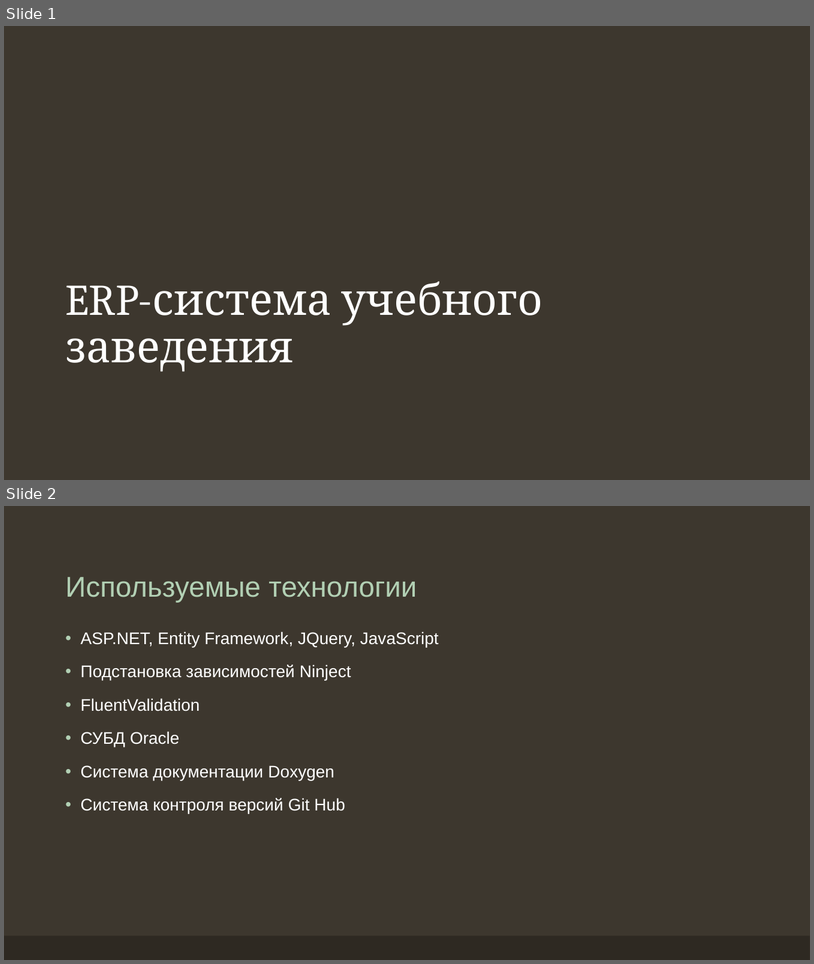
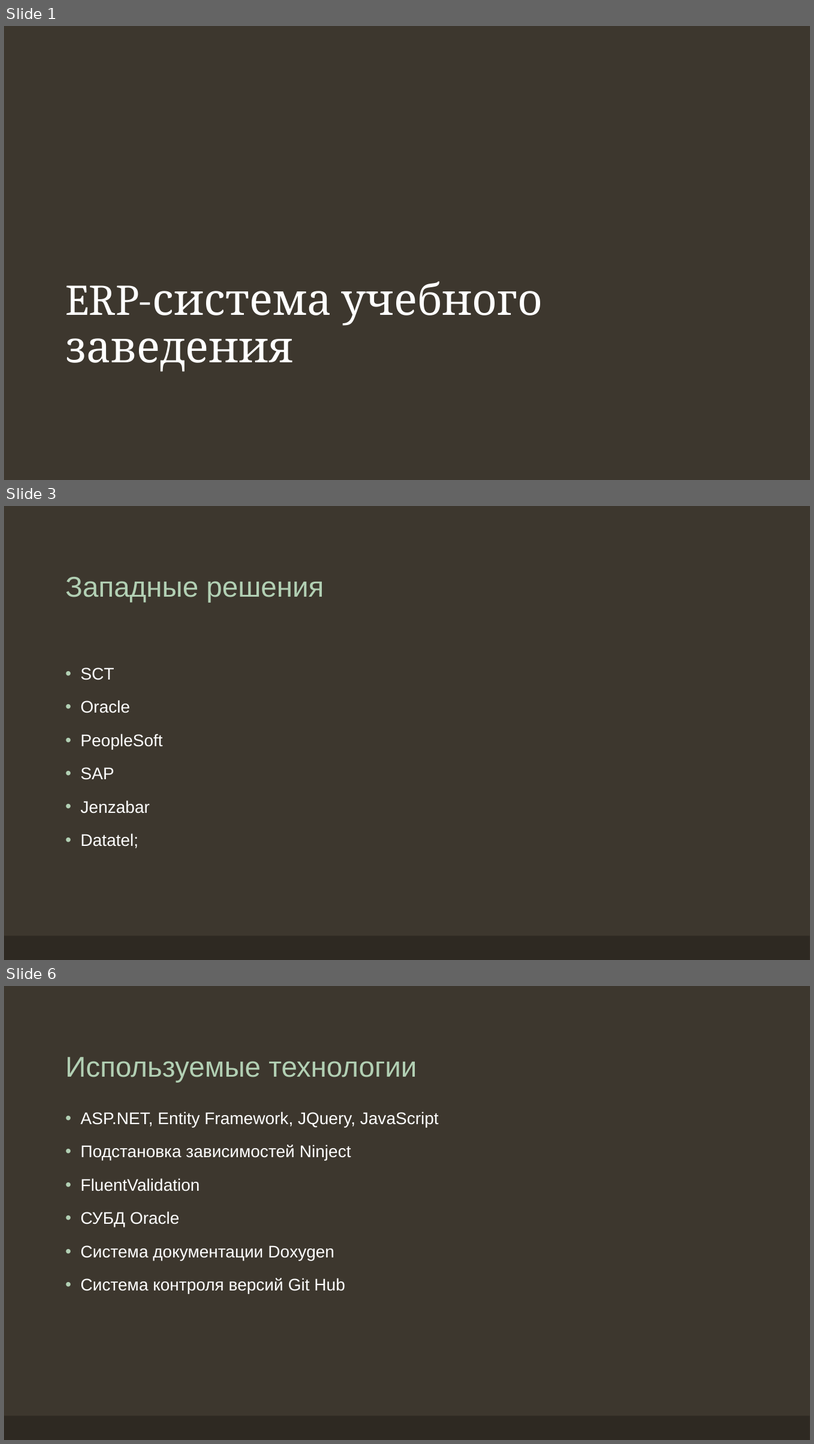
Before and after one commit to Paul-Brustinov/InStudyAsp, a slide deck: Doc/ERP-система учебного заведения.pptx. Shown one above the other, each under a label of ours: slides 1 and 2 before the commit, slides 1, 3 and 6 after it; the slides between them are not shown. The pictures are 814x964 and 814x1444 pixels, drawn with LibreOffice and Linux fonts; fonts in the diff are those of the drawing; background and template pictures are left out. Boxes give left, top, right and bottom in pixels: in the first picture for what was removed or moved away, otherwise in the second. Text is boxed around its words. In the diff, an @@ line names an element or a change of style, - is before the commit and + after.

```diff
--- a/Doc/ERP-система учебного заведения.pptx
+++ b/Doc/ERP-система учебного заведения.pptx
@@ slide 3 added at (4,506,810,960), background #3D372E; not listed: 1 template element that a slide beside it also shows @@
@@ title added at (65,577,324,602), 34 pt, text #B2D0B4 @@
+Западные решения
@@ text added at (81,667,163,848), 20 pt, text #FFFFFF @@
+• SCT
+• Oracle
+• PeopleSoft
+• SAP
+• Jenzabar
+• Datatel;
@@ what was slide 2 is now slide 6 @@
```
Also in this commit, not shown: 1 slide changed, 10 other slides added, 9 slides removed, 1 other file.
